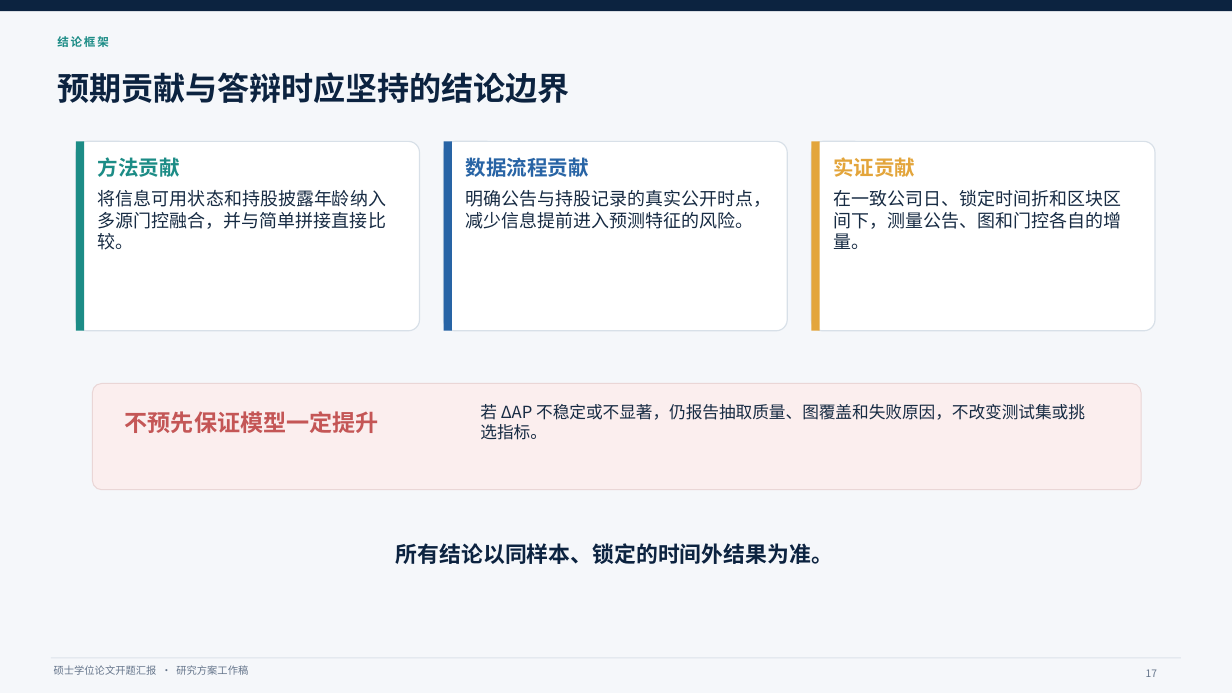
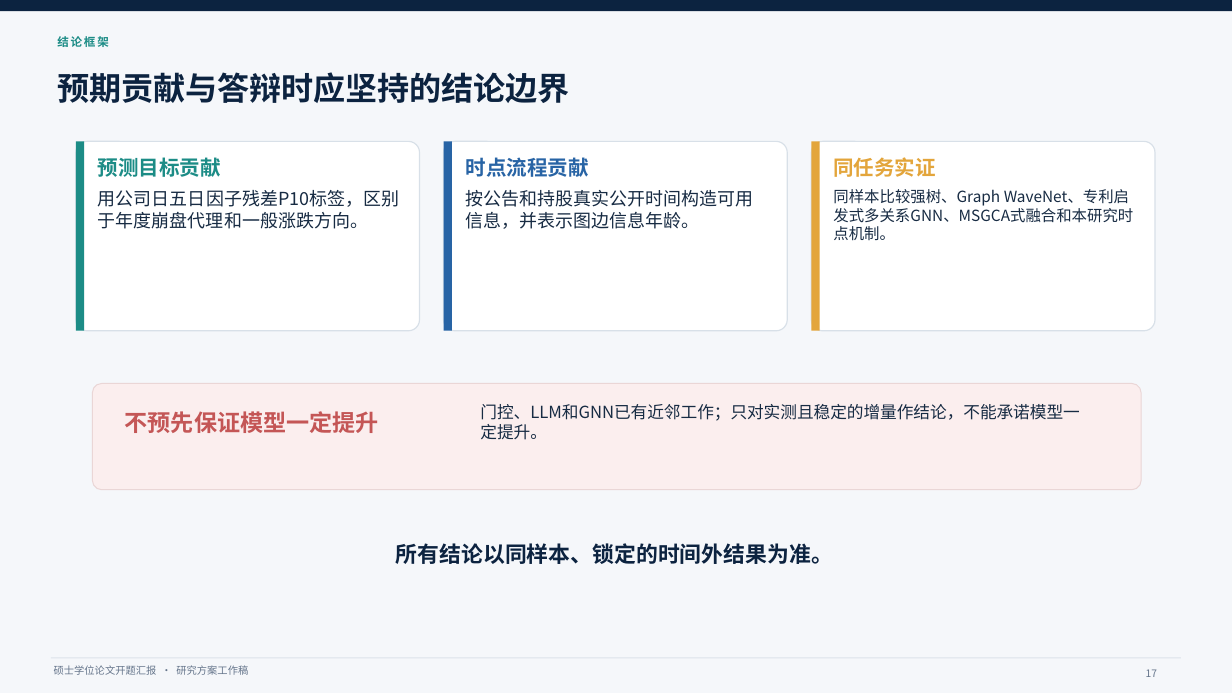
Before and after one commit to QiuKunYuan/llm-event-tail-risk-, a slide deck: slide 17 of docs/开题报告/开题答辩汇报.pptx. Drawn at 1232x693 pixels with LibreOffice and Linux fonts; fonts in the diff are those of the drawing. Boxes give left, top, right and bottom in pixels: in the first picture for what was removed or moved away, otherwise in the second. Text is boxed around its words. In the diff, an @@ line names an element or a change of style, - is before the commit and + after.

```diff
--- a/docs/开题报告/开题答辩汇报.pptx
+++ b/docs/开题报告/开题答辩汇报.pptx
@@ text at (x1=98, y1=157, x2=221, y2=177): text changed @@
-方法贡献
+预测目标贡献
@@ text at (x1=466, y1=157, x2=589, y2=177): text changed @@
-数据流程贡献
+时点流程贡献
@@ text at (x1=833, y1=157, x2=935, y2=177): text changed @@
-实证贡献
+同任务实证
@@ text at (x1=98, y1=190, x2=400, y2=229): text changed @@
-将信息可用状态和持股披露年龄纳入多源门控融合，并与简单拼接直接比较。
+用公司日五日因子残差P10标签，区别于年度崩盘代理和一般涨跌方向。
@@ text at (x1=466, y1=190, x2=754, y2=229): text changed @@
-明确公告与持股记录的真实公开时点，减少信息提前进入预测特征的风险。
+按公告和持股真实公开时间构造可用信息，并表示图边信息年龄。
@@ text at (x1=833, y1=189, x2=1133, y2=241): text changed; size 14 to 12 pt @@
-在一致公司日、锁定时间折和区块区间下，测量公告、图和门控各自的增量。
+同样本比较强树、Graph WaveNet、专利启发式多关系GNN、MSGCA式融合和本研究时点机制。
@@ text at (x1=480, y1=404, x2=1079, y2=440): text changed @@
-若 ΔAP 不稳定或不显著，仍报告抽取质量、图覆盖和失败原因，不改变测试集或挑选指标。
+门控、LLM和GNN已有近邻工作；只对实测且稳定的增量作结论，不能承诺模型一定提升。
```
Also in this commit, not shown: 11 other slides changed, 14 other files.
